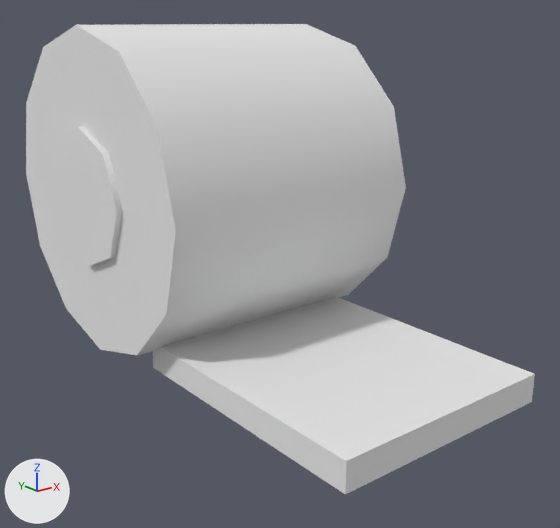
Before and after pictures for a commit that changed the glTF model game/assets/baus_coletaveis/curativo_01.glb.
One viewpoint serves both versions: a 50 mm lens placed at (-0.199, -0.303, 0.141), pointed at (0.001, -0.053, 0.042). Arrows for +X, +Y and +Z are at lower left; the lights stay in place. The first picture is the older version. Vertices at exactly the same position are counted once.

Names of what the first picture shows: 'curativo_01'.
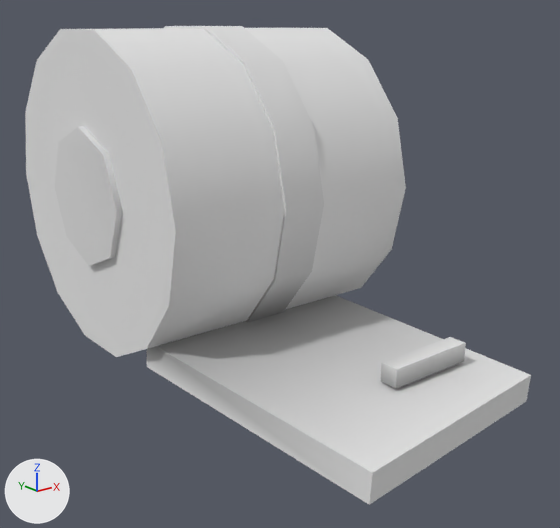
What changed in the scene script:
```text
Change mat_m_paleta_ventania:
    add n2 = _N.new('ShaderNodeMix'); n2.name = 'Mix'
    add n2.data_type = 'RGBA'
    add n2.blend_type = 'MULTIPLY'
    add n2.inputs[0].default_value = 1.0  # 'Factor'
    add n2.inputs[7].default_value = (0.8, 0.8, 0.8, 1.0)  # 'B', white #e7e7e7
    add n3 = _N.new('ShaderNodeVertexColor'); n3.name = 'Color Attribute'
    where n0 = _N.new('ShaderNodeBsdfPrincipled'); n0.name = 'Principled BSDF'
    add _L.new(n2.outputs[2], n0.inputs[0])  # 'Result' to 'Base Color'
    add _L.new(n3.outputs[0], n2.inputs[6])  # 'Color' to 'A'
Change me_curativo_01:
    used by ob_curativo_01; location = (0.0, 0.0, 0.0)
    remove me_curativo_01.from_pydata(...)  # 48 vertices, 84 faces; spans x -0.062..0.062, y -0.15..0.07, z -0.001..0.14
    add me_curativo_01.from_pydata(...)  # 88 vertices, 156 faces; spans x -0.062..0.062, y -0.155..0.071, z -0.005..0.139
    me_curativo_01 part 1: a new loose piece, a 14-sided cylinder along x spanning x -0.01..0.01, y -0.071..0.071, z 0.001..0.139, in mat_m_paleta_ventania
    me_curativo_01 part 2: the loose piece of 8 vertices spanning x -0.05..0.05, y -0.15..-0.03, z -0.001..0.011 is multiplied about its middle by the matrix ((0.995, -0.104, 0.007), (0.105, 0.992, -0.069), (0.0, 0.07, 0.998))
    me_curativo_01 part 3: a new loose piece, a box spanning x 0.0..0.04, y -0.124..-0.116, z 0.01..0.018, in mat_m_paleta_ventania
    me_curativo_01 part 4
    14 vertices are removed from x -0.06..0.06, y -0.061..0.061, z 0.0..0.14
    42 faces are deleted
    6 vertices move from x -0.06..0.06, y 0.0..0.061, z 0.0..0.131 to x -0.06..0.06, y 0.016..0.063, z 0.002..0.125
    9 vertices are added at x -0.06, y -0.063..0.063, z 0.002..0.138
    9 new vertices lie (0.12, 0.0, 0.0) away from vertices in x -0.06, y -0.063..0.035, z 0.002..0.138
    50 new faces join them
```

Changed parts and their boxes (x1, y1, x2, y2) in the pictures (560 x 528 px; the box of a moved part takes in the faces that stretch with it):
'curativo_01', reshaped: before (26, 24, 535, 494); after (25, 26, 531, 505)
part 1 of me_curativo_01, added: after (164, 26, 324, 323)
part 2 of me_curativo_01, moved or reshaped: before (153, 297, 535, 494); after (147, 295, 531, 505)
part 3 of me_curativo_01, added: after (381, 337, 466, 389)
part 4 of me_curativo_01, moved or reshaped: before (26, 24, 404, 355); after (25, 28, 404, 357)
